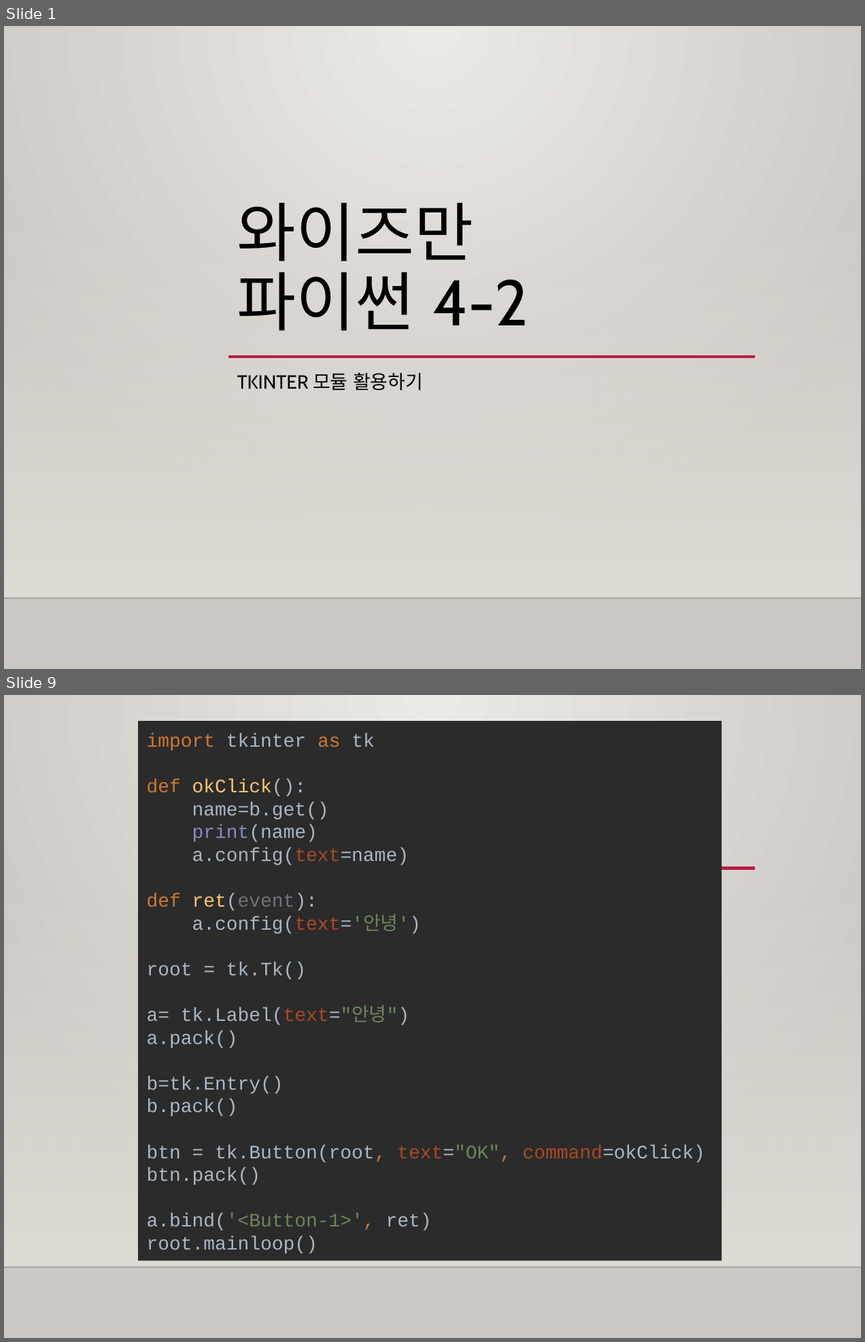
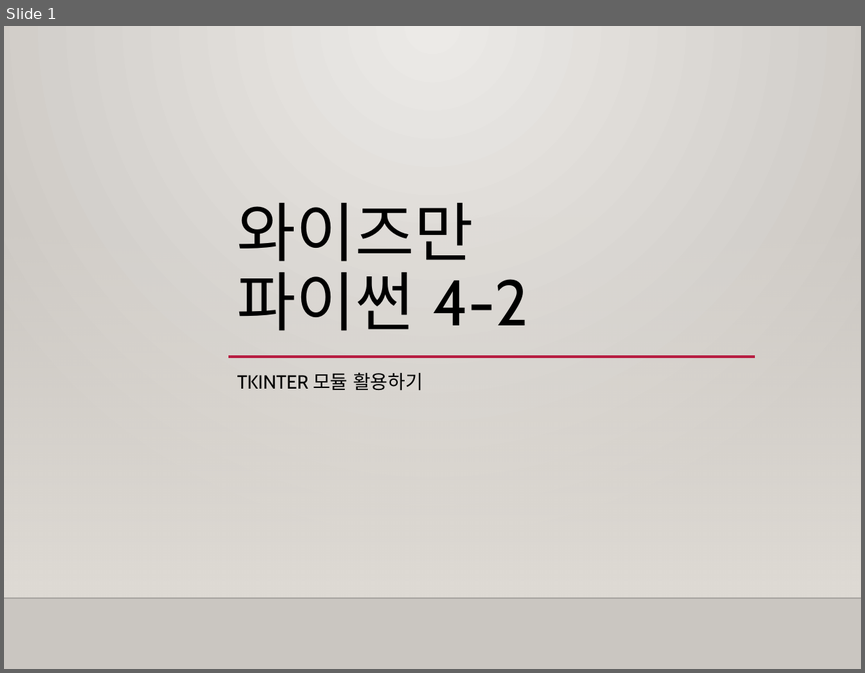
Before and after one commit to freshmea/weizman_python_class, a slide deck: textbook/파이썬4-2교시.pptx. Shown one above the other, each under a label of ours: slides 1 and 9 before the commit, slide 1 after it; the slides between them are not shown. The pictures are 865x1342 and 865x673 pixels, drawn with LibreOffice and Linux fonts; fonts in the diff are those of the drawing; background and template pictures are left out. Boxes give left, top, right and bottom in pixels: in the first picture for what was removed or moved away, otherwise in the second. Text is boxed around its words. In the diff, an @@ line names an element or a change of style, - is before the commit and + after.

```diff
--- a/textbook/파이썬4-2교시.pptx
+++ b/textbook/파이썬4-2교시.pptx
@@ slide 9 removed at box(4, 695, 861, 1338), background gradient #ECEAE7 to #CAC7C1; not listed: 2 template elements that a slide beside it also shows @@
@@ rectangle removed at box(138, 721, 721, 1259) @@
-import tkinter as tk
-def okClick():
-name=b.get()
-print(name)
-a.config(text=name)
-def ret(event):
-a.config(text='안녕')
-root = tk.Tk()
-a= tk.Label(text="안녕")
-a.pack()
-b=tk.Entry()
-b.pack()
-btn = tk.Button(root, text="OK", command=okClick)
-btn.pack()
-a.bind('<Button-1>', ret)
-root.mainloop()
@@ line removed from (139, 868) to (755, 868) @@
```
Also in this commit, not shown: 4 slides changed, 4 slides added, 5 other slides removed, 4 other files.
